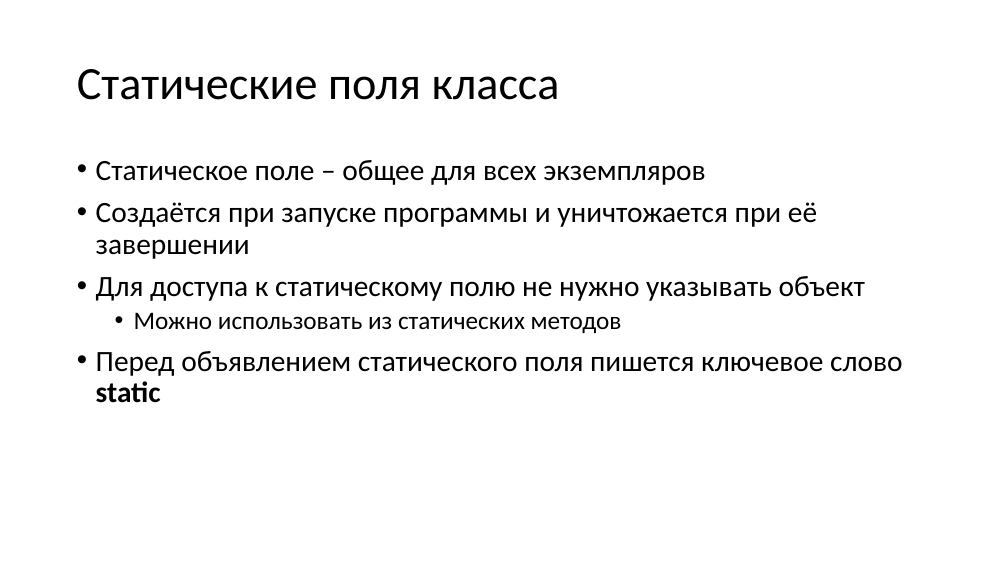
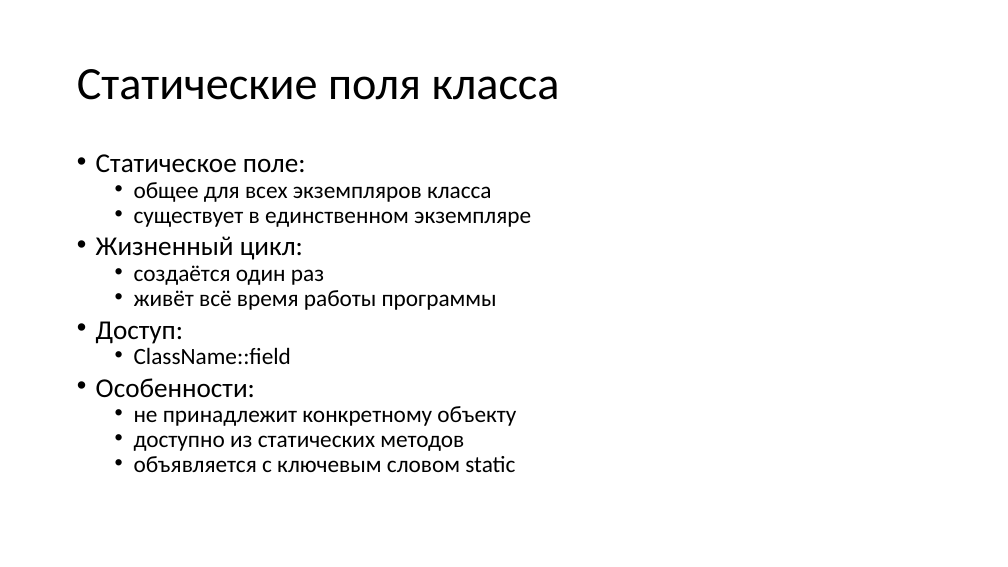
Before and after one commit to alexey-malov/oop, a slide deck: slide 158 of lectures/02/Основы ООП.pptx (slide 160 before the commit). Drawn at 1008x567 pixels with LibreOffice and Linux fonts; fonts in the diff are those of the drawing. Boxes give left, top, right and bottom in pixels: in the first picture for what was removed or moved away, otherwise in the second. Text is boxed around its words. In the diff, an @@ line names an element or a change of style, - is before the commit and + after.

```diff
--- a/lectures/02/Основы ООП.pptx
+++ b/lectures/02/Основы ООП.pptx
@@ text at (96, 154, 531, 472): text changed; size 28 to 22.2 pt @@
-• Статическое поле – общее для всех экземпляров
-• Создаётся при запуске программы и уничтожается при её завершении
-• Для доступа к статическому полю не нужно указывать объект
-  • Можно использовать из статических методов
-• Перед объявлением статического поля пишется ключевое слово static
+• Статическое поле:
+  • общее для всех экземпляров класса
+  • существует в единственном экземпляре
+• Жизненный цикл:
+  • создаётся один раз
+  • живёт всё время работы программы
+• Доступ:
+  • ClassName::field
+• Особенности:
+  • не принадлежит конкретному объекту
+  • доступно из статических методов
+  • объявляется с ключевым словом static
```
Also in this commit, not shown: 13 other slides changed, 11 slides added, 11 slides removed.
